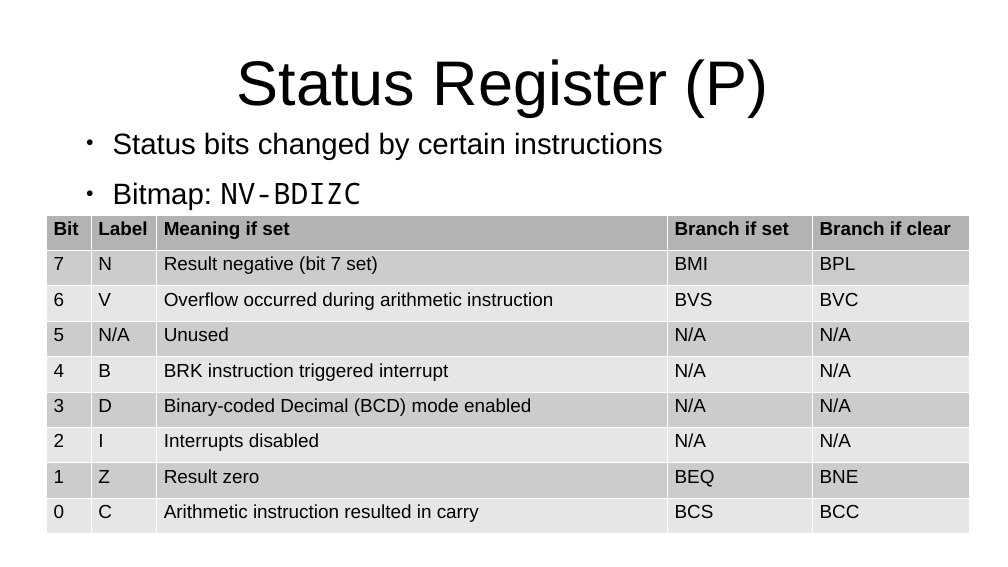
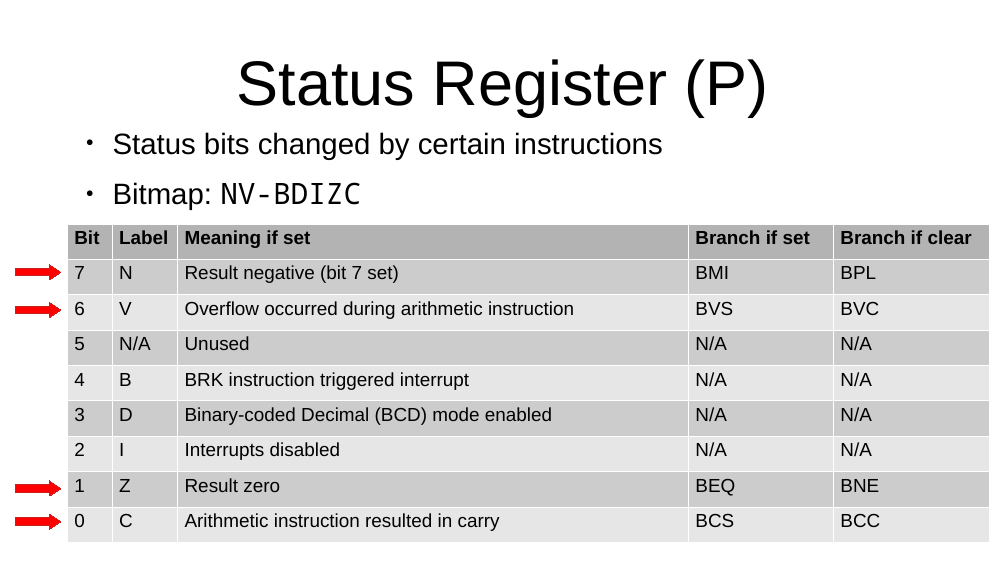
Before and after one commit to SlithyMatt/x16-assembly-tutorial, a slide deck: slide 4 of Lesson3/Lesson3.odp. Drawn at 1008x567 pixels with LibreOffice and Linux fonts; fonts in the diff are those of the drawing. Boxes give left, top, right and bottom in pixels: in the first picture for what was removed or moved away, otherwise in the second. Text is boxed around its words. In the diff, an @@ line names an element or a change of style, - is before the commit and + after.

```diff
--- a/Lesson3/Lesson3.odp
+++ b/Lesson3/Lesson3.odp
@@ table: place and size @@
-table at [46, 215, 969, 533]
+table at [67, 224, 991, 542]
@@ right arrow added at [16, 265, 61, 280], fill #FF0000, outline #C9211E 0 pt @@
@@ right arrow added at [16, 302, 61, 318], fill #FF0000, outline #C9211E 0 pt @@
@@ right arrow added at [16, 481, 61, 496], fill #FF0000, outline #C9211E 0 pt @@
@@ right arrow added at [16, 514, 61, 529], fill #FF0000, outline #C9211E 0 pt @@
```
Also in this commit, not shown: 6 other slides changed, 2 slides added, 4 slides removed, 2 other files.
